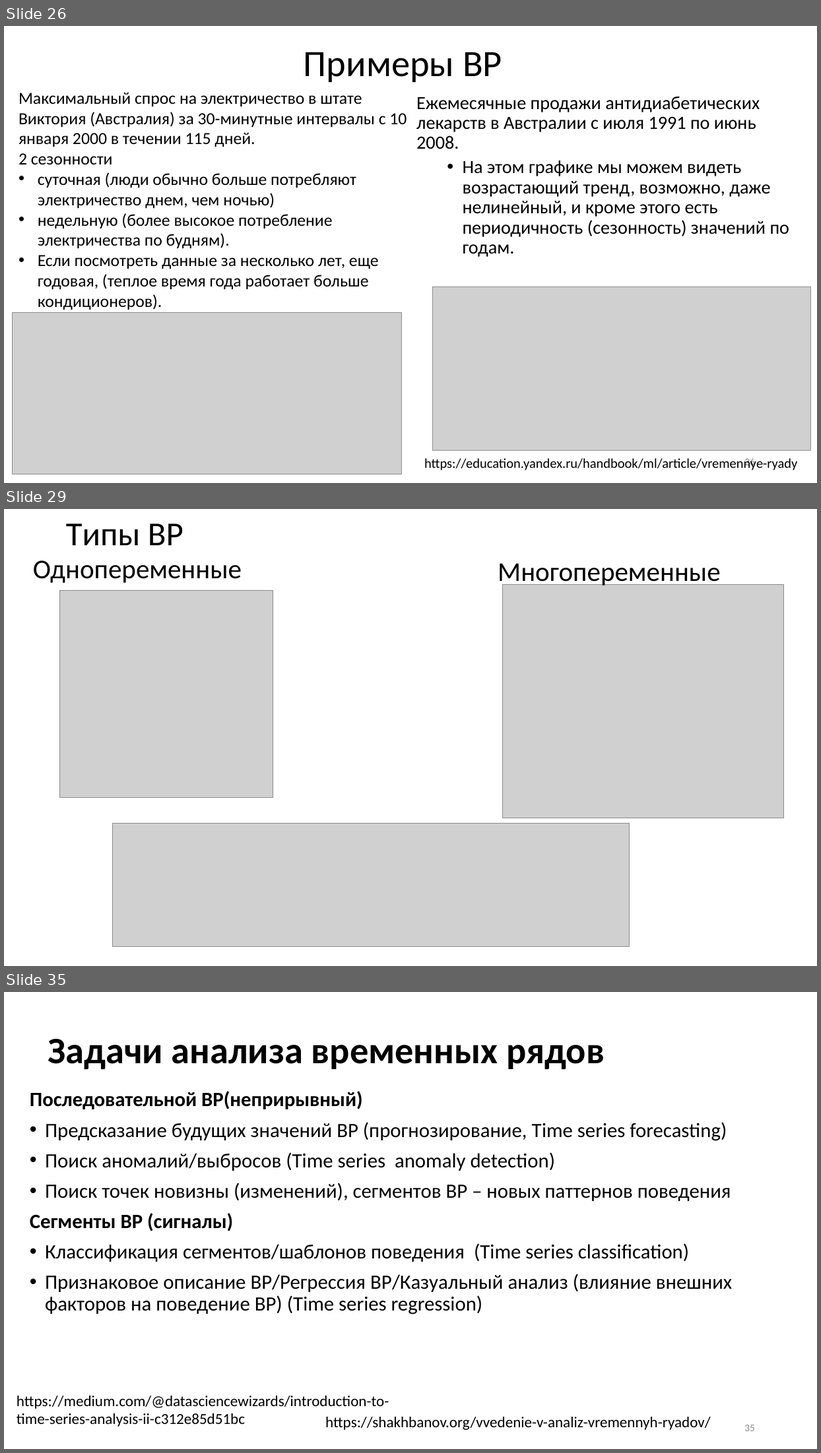
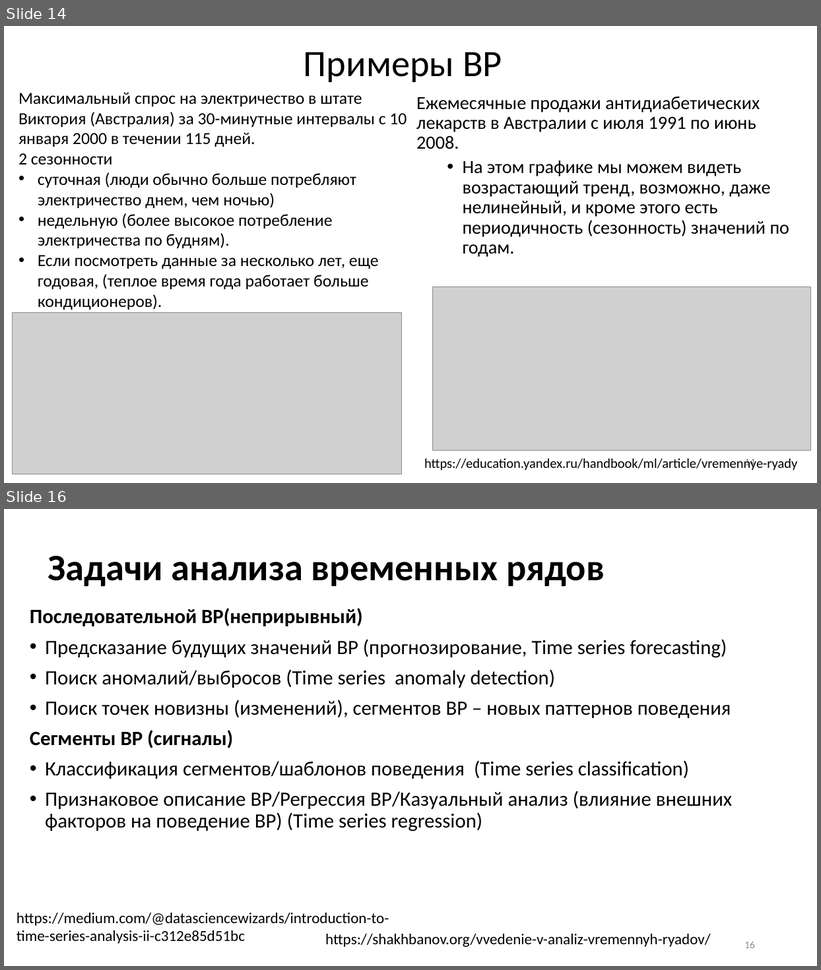
Before and after one commit to MVRonkin/TimeSeriesCourse, a slide deck: 2025/01 Введение во ВР [Автосохраненный].pptx. Shown one above the other, each under a label of ours: slides 26, 29 and 35 before the commit, slides 14 and 16 after it; the slides between them are not shown. The pictures are 821x1453 and 821x970 pixels, drawn with LibreOffice and Linux fonts; fonts in the diff are those of the drawing; grey boxes stand for pictures. Boxes give left, top, right and bottom in pixels: in the first picture for what was removed or moved away, otherwise in the second. Text is boxed around its words. In the diff, an @@ line names an element or a change of style, - is before the commit and + after.

```diff
--- a/2025/01 Введение во ВР [Автосохраненный].pptx
+++ b/2025/01 Введение во ВР [Автосохраненный].pptx
@@ slide 29 removed at bbox=[4, 509, 817, 966], background #FFFFFF @@
@@ title removed at bbox=[66, 524, 184, 545] @@
-Типы ВР
@@ text removed at bbox=[33, 560, 242, 583] @@
-Однопеременные
@@ text removed at bbox=[498, 563, 721, 588] @@
-Многопеременные
@@ picture removed at bbox=[503, 585, 784, 819] @@
@@ picture removed at bbox=[60, 590, 273, 797] @@
@@ picture removed at bbox=[113, 823, 629, 947] @@
@@ what was slide 26 is now slide 14 @@
@@ page number at bbox=[745, 459, 755, 469]: text changed @@
-26
+14
@@ what was slide 35 is now slide 16 @@
@@ page number at bbox=[745, 941, 755, 949]: text changed @@
-35
+16
```
Also in this commit, not shown: 12 slides changed, 22 other slides removed, 4 other files.
